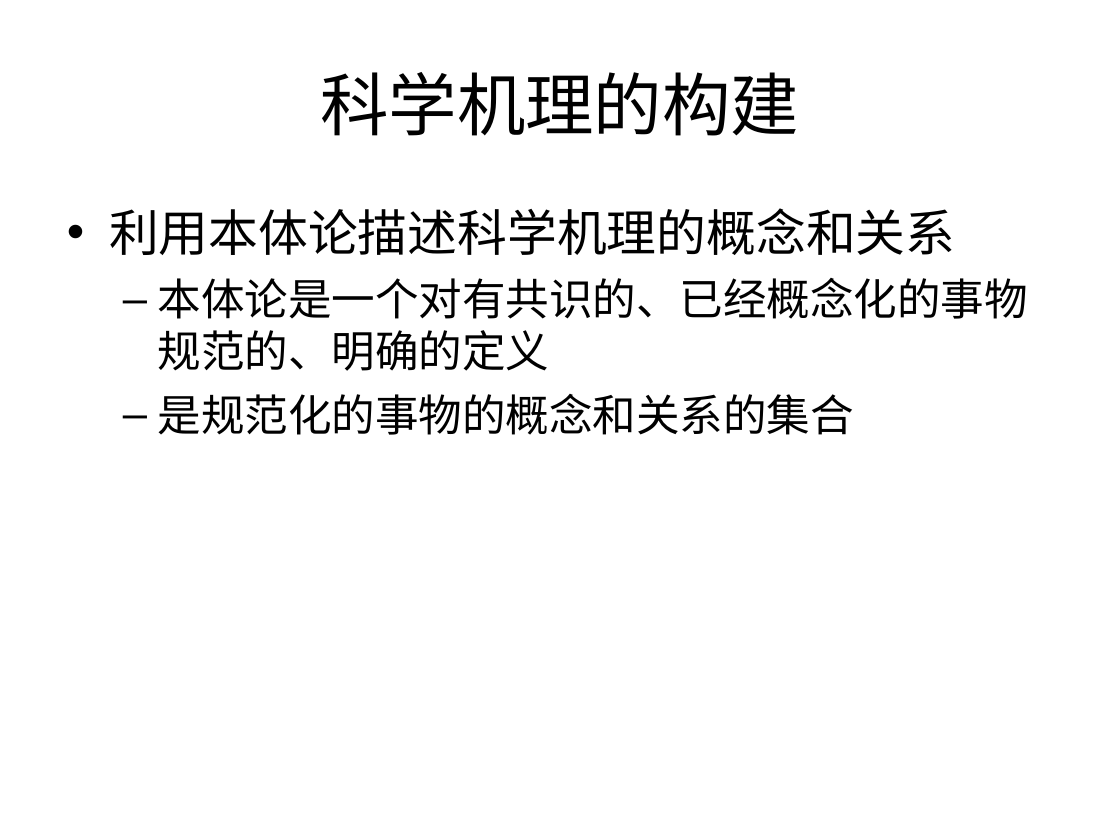
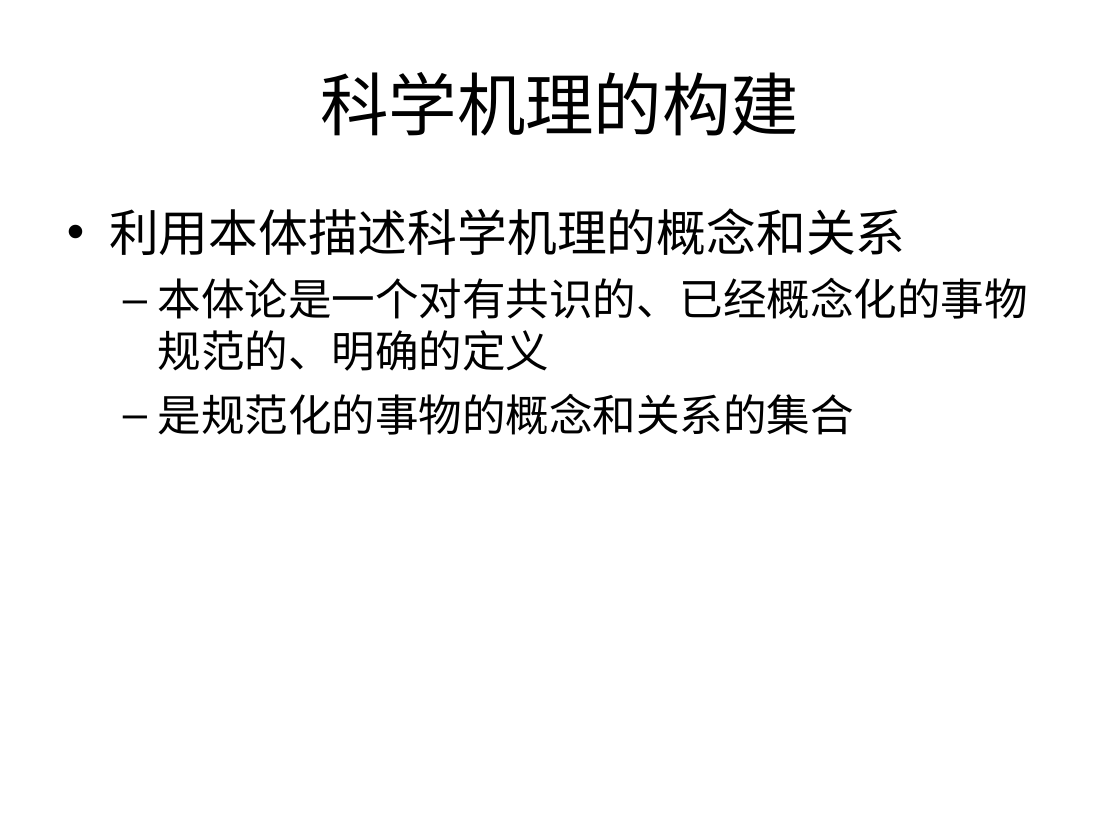
Before and after one commit to Nookleptia/qianmen3d, a slide deck: slide 14 of 毕设文件/毕设提纲.ppt. Drawn at 1120x840 pixels with LibreOffice and Linux fonts; fonts in the diff are those of the drawing. Boxes give left, top, right and bottom in pixels: in the first picture for what was removed or moved away, otherwise in the second. Text is boxed around its words. In the diff, an @@ line names an element or a change of style, - is before the commit and + after.

```diff
--- a/毕设文件/毕设提纲.ppt
+++ b/毕设文件/毕设提纲.ppt
@@ text at (x1=109, y1=208, x2=906, y2=255): text changed @@
-• 利用本体论描述科学机理的概念和关系
+• 利用本体描述科学机理的概念和关系
```
Also in this commit, not shown: 8 other slides changed, 2 slides added, 3 other files.
